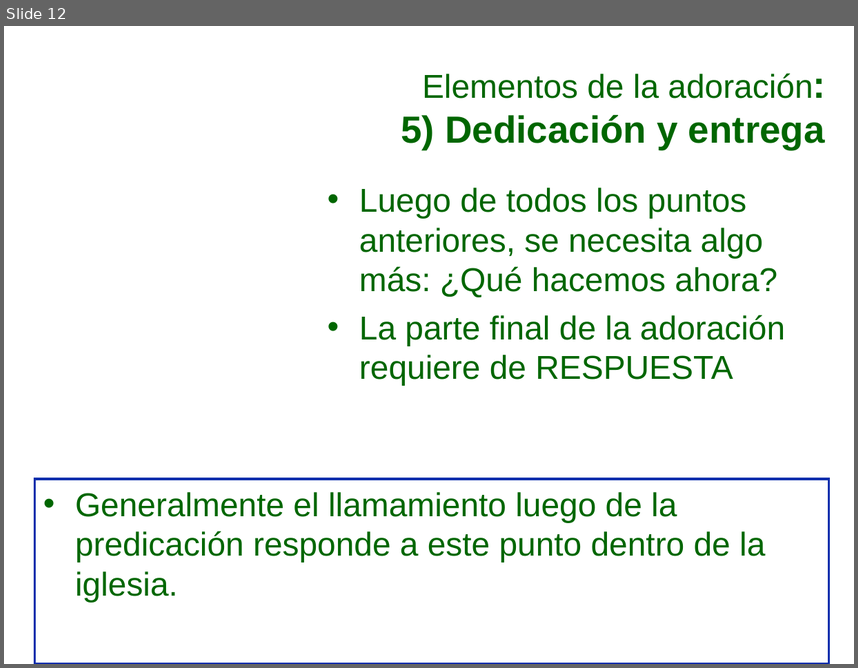
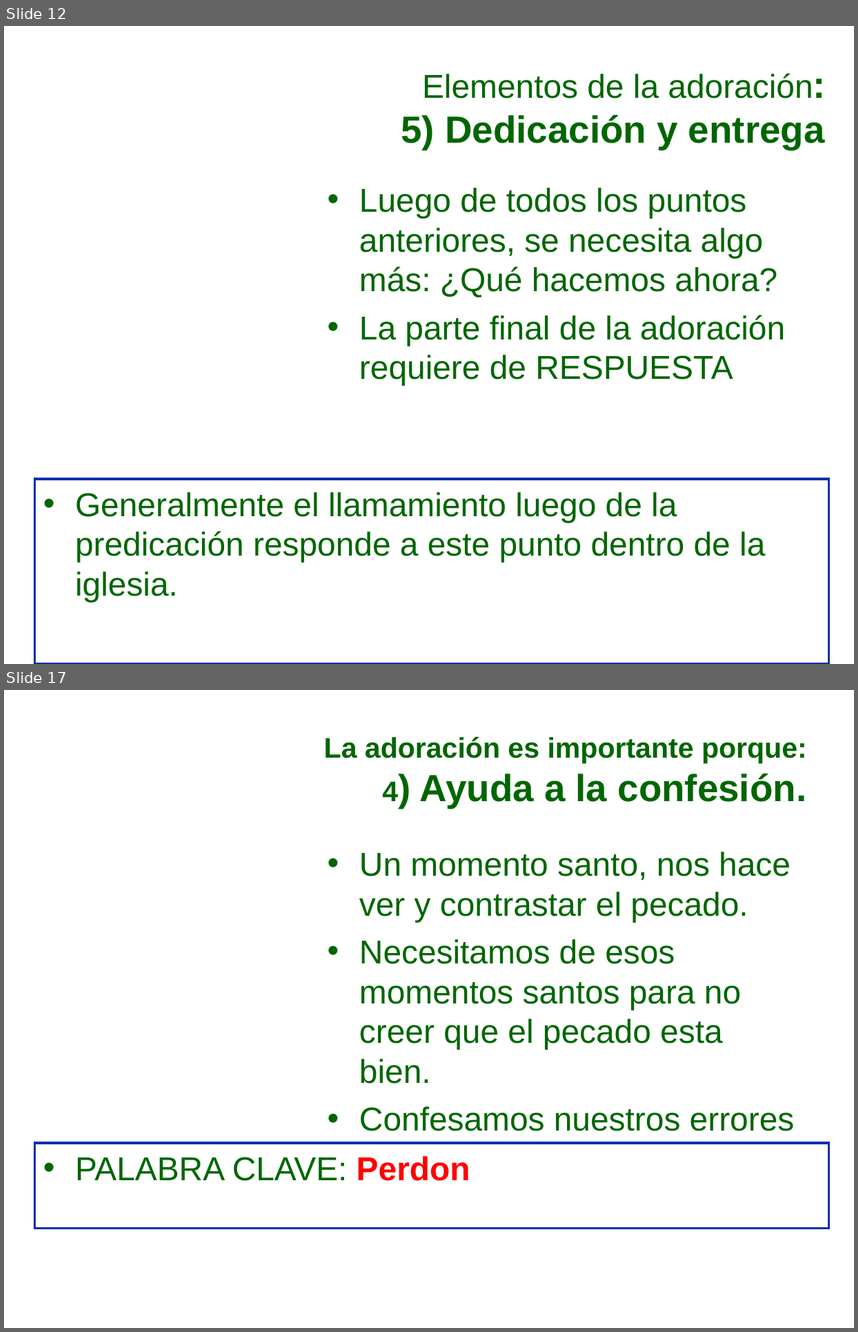
Before and after one commit to afols/iglesia, a slide deck: trunk/ iglesia --username adrianfols/Escuela Dominical/Iglecrecimiento/Mi_iglesia_puede_S4.ppt. Shown one above the other, each under a label of ours: slide 12 before the commit, slides 12 and 17 after it; the slides between them are not shown. The pictures are 858x668 and 858x1332 pixels, drawn with LibreOffice and Linux fonts; fonts in the diff are those of the drawing; background and template pictures are left out. Boxes give left, top, right and bottom in pixels: in the first picture for what was removed or moved away, otherwise in the second. Text is boxed around its words. In the diff, an @@ line names an element or a change of style, - is before the commit and + after.

```diff
--- a/trunk/ iglesia --username adrianfols/Escuela Dominical/Iglecrecimiento/Mi_iglesia_puede_S4.ppt
+++ b/trunk/ iglesia --username adrianfols/Escuela Dominical/Iglecrecimiento/Mi_iglesia_puede_S4.ppt
@@ slide 17 added at bbox=[4, 690, 854, 1328], background picture (left out) @@
@@ title added at bbox=[324, 737, 807, 808], 24 pt, text #006600, bold @@
+La adoración es importante porque:
+4) Ayuda a la confesión.
@@ text added at bbox=[359, 851, 795, 1131], 28 pt, text #006600 @@
+• Un momento santo, nos hace ver y contrastar el pecado.
+• Necesitamos de esos momentos santos para no creer que el pecado esta bien.
+• Confesamos nuestros errores
@@ rectangle added at bbox=[34, 1143, 829, 1228], fill #FFFFFF, outline #0E2FAD 2.01 pt, 28 pt, text #006600 @@
+• PALABRA CLAVE: Perdon
```
Also in this commit, not shown: 14 other slides added.
